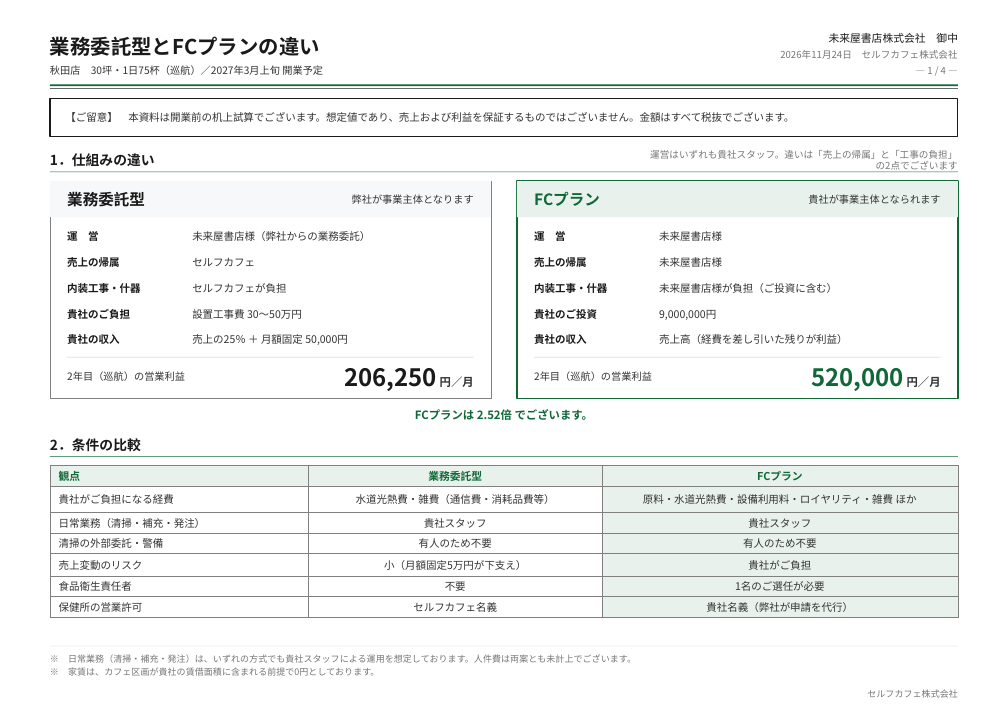
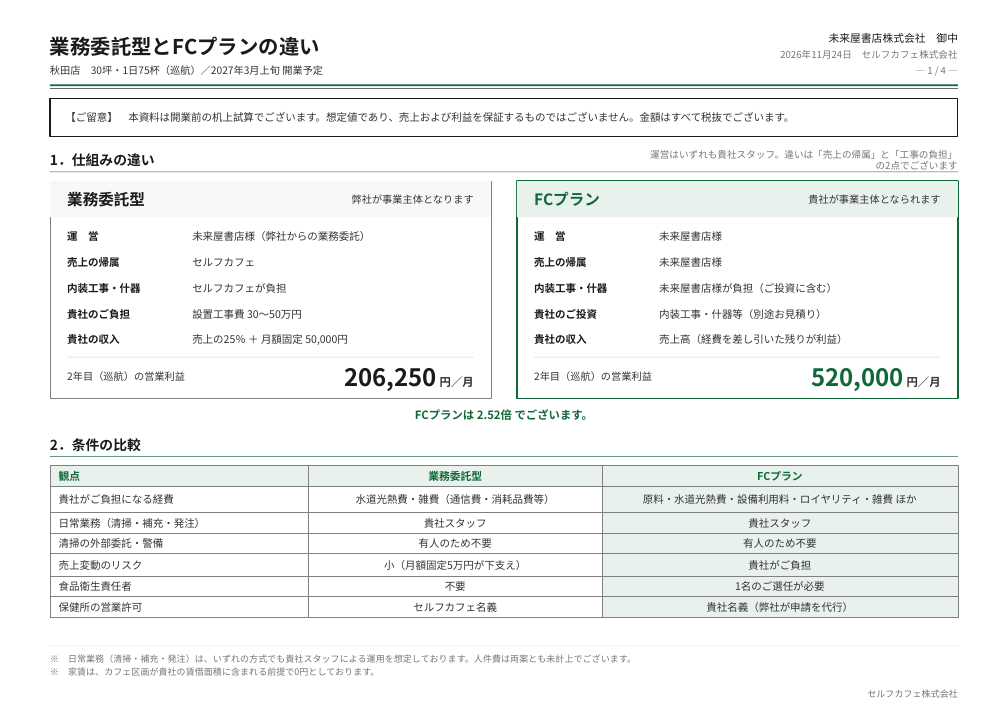
Before and after one commit to a5408071-cmd/suzuki-ceo, a slide deck: slide 1 of selfcafe-akita-compare/akita-fc.pptx. Drawn at 1008x713 pixels with LibreOffice and Linux fonts; fonts in the diff are those of the drawing. Boxes give left, top, right and bottom in pixels: in the first picture for what was removed or moved away, otherwise in the second. Text is boxed around its words. In the diff, an @@ line names an element or a change of style, - is before the commit and + after.

```diff
--- a/selfcafe-akita-compare/akita-fc.pptx
+++ b/selfcafe-akita-compare/akita-fc.pptx
@@ text at bbox=[659, 309, 827, 319]: text changed @@
-9,000,000円
+内装工事・什器等（別途お見積り）
```
Also in this commit, not shown: 1 other slide changed, 4 other files.
